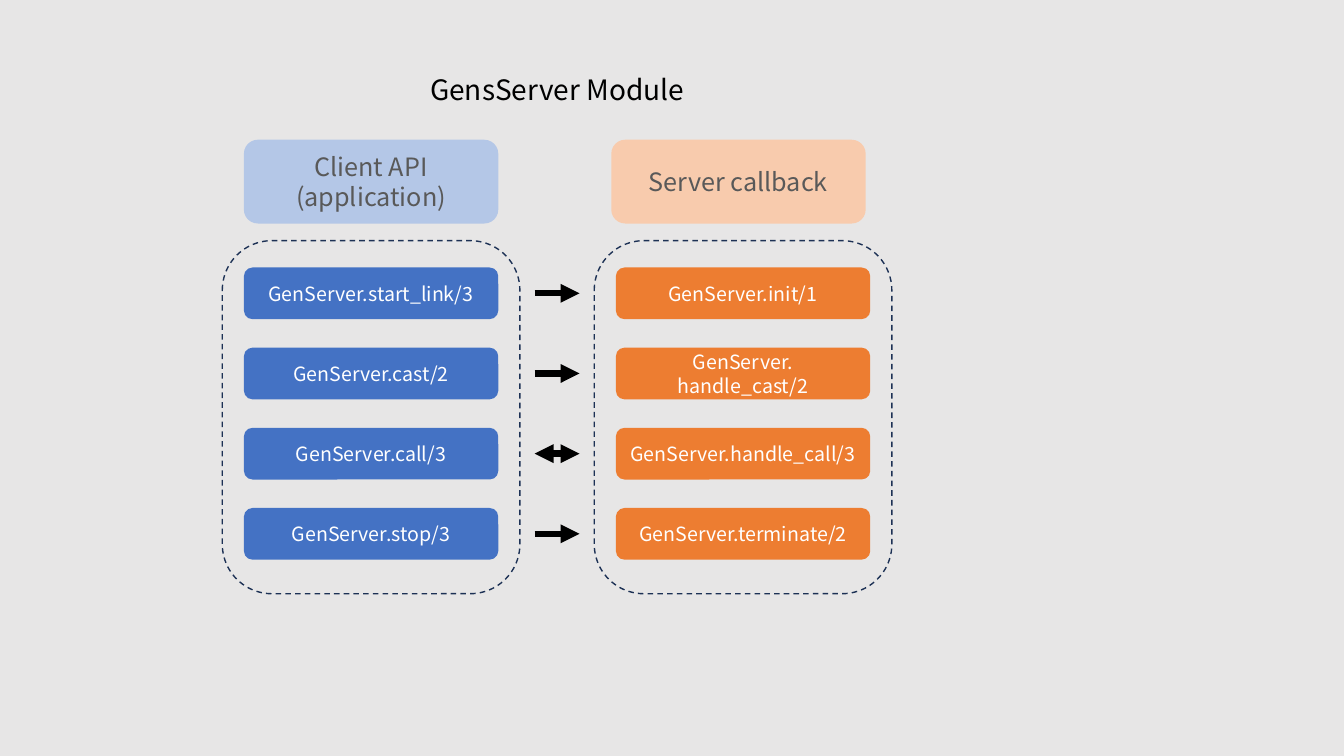
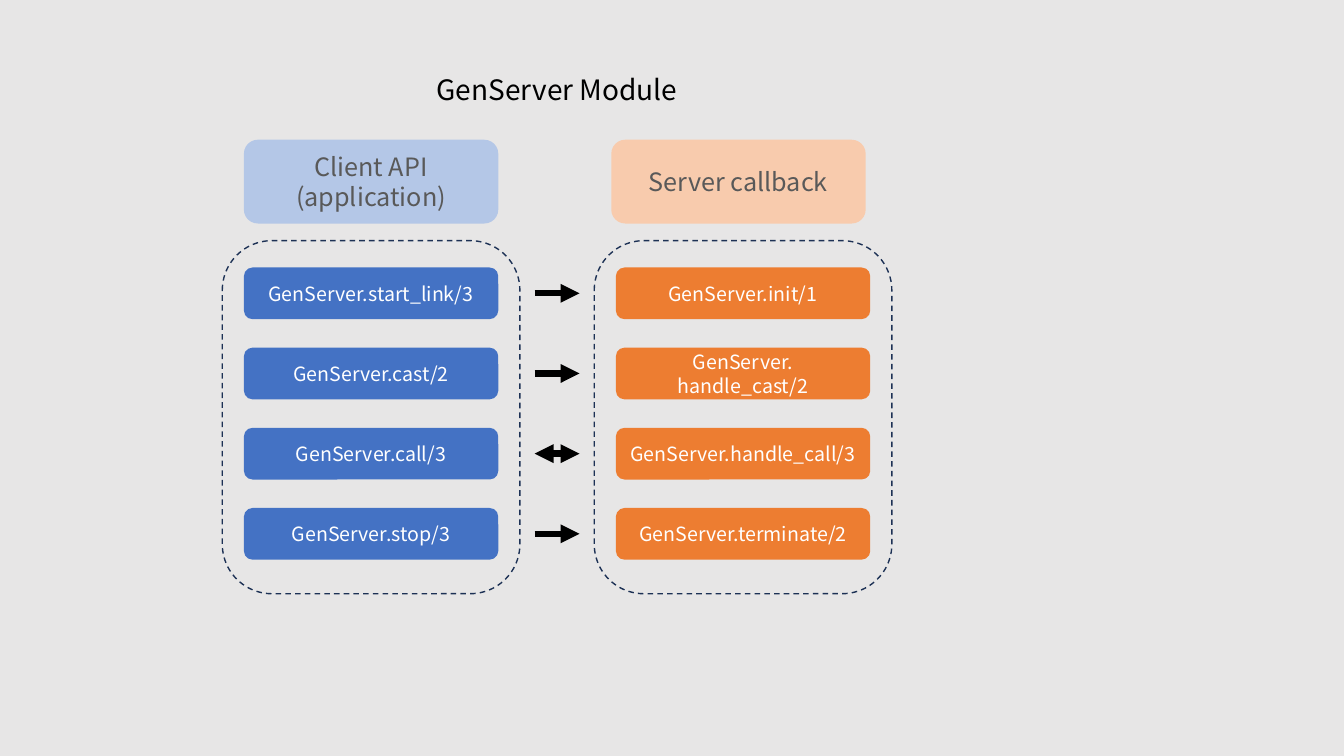
Before and after one commit to y2gon2/y2gon2.github.io, a slide deck: slide 1 of _site/assets/docu/genserver.pptx. Drawn at 1344x756 pixels with LibreOffice and Linux fonts; fonts in the diff are those of the drawing. Boxes give left, top, right and bottom in pixels: in the first picture for what was removed or moved away, otherwise in the second. Text is boxed around its words. In the diff, an @@ line names an element or a change of style, - is before the commit and + after.

```diff
--- a/_site/assets/docu/genserver.pptx
+++ b/_site/assets/docu/genserver.pptx
@@ text at <box>437,77,678,101</box>: text changed @@
-GensServer Module
+GenServer Module
```
Also in this commit, not shown: 8 other files.
